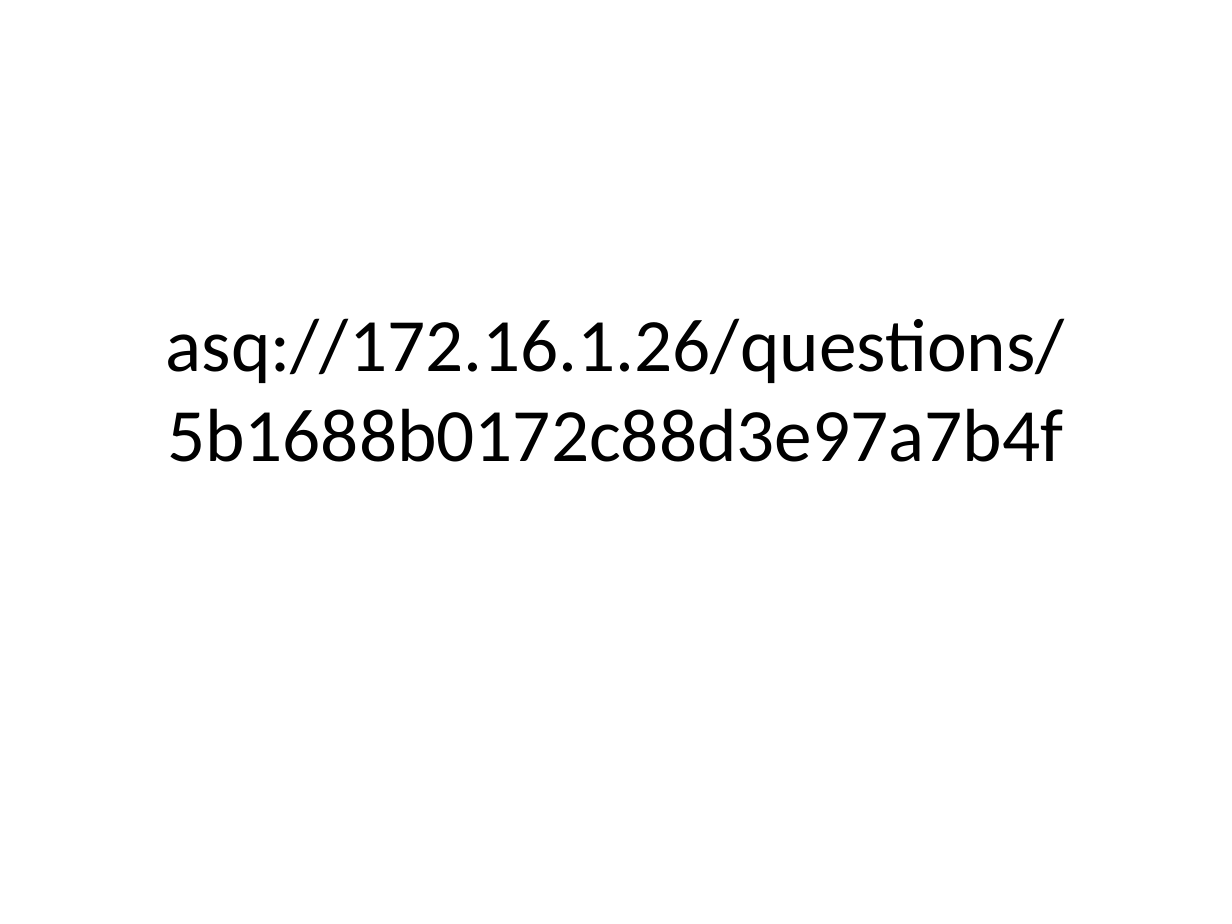
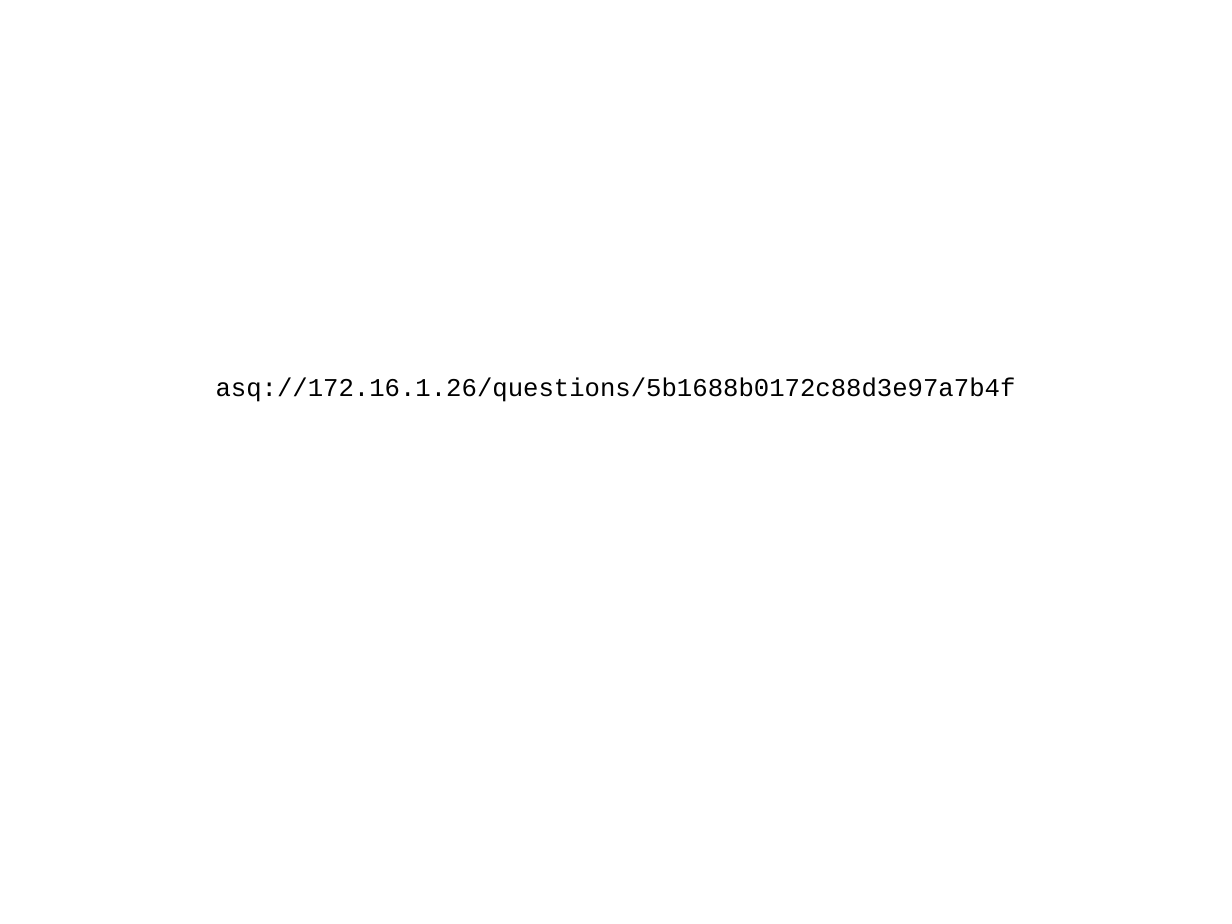
Before and after one commit to triglian/2018-icwe-tutorial, a slide deck: slide 2 of import.pptx. Drawn at 1232x924 pixels with LibreOffice and Linux fonts; fonts in the diff are those of the drawing. Boxes give left, top, right and bottom in pixels: in the first picture for what was removed or moved away, otherwise in the second. Text is boxed around its words. In the diff, an @@ line names an element or a change of style, - is before the commit and + after.

Commit message:
ppt import

```diff
--- a/import.pptx
+++ b/import.pptx
@@ title "asq://172.16.1.26/questions/5b1688b0172c88d3e97a7b4f" at bbox=[216, 377, 1016, 402]: size 44 to 15 pt, font Calibri to Courier New @@
```
Also in this commit, not shown: 2 other files.
